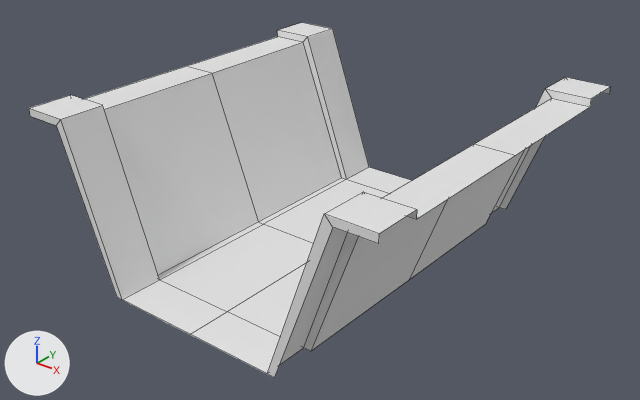
An edit to the FBX model client/Assets/Resources/Embeded/AssetObjects/Location/Zones/City/Source/GroundTile/CollectorTile1/fbCollectorTile1.fbx, drawn before and after from the same camera.
Both versions are drawn from a 50 mm camera at (12.57, -16.08, 11.32) aimed at (-0.02, -0.35, 1.56). Every picture has the same lights, and +X, +Y and +Z are marked at lower left. Mesh edges are drawn as thin lines. Where no turn or scale is listed for an object, it has been applied to the vertices.

Script lines for the objects in view, before the commit:
```python
me_plane_027 = bpy.data.meshes.new('Plane.027')
me_plane_027.from_pydata(...)  # 61 vertices, 44 faces; spans x -5.0..5.0, y -5.0..5.0, z 0.0..4.2
ob_ground001_006 = bpy.data.objects.new('Ground001.006', me_plane_027)
ob_ground001_006.location = (0.0, 0.0, 0.0)
```
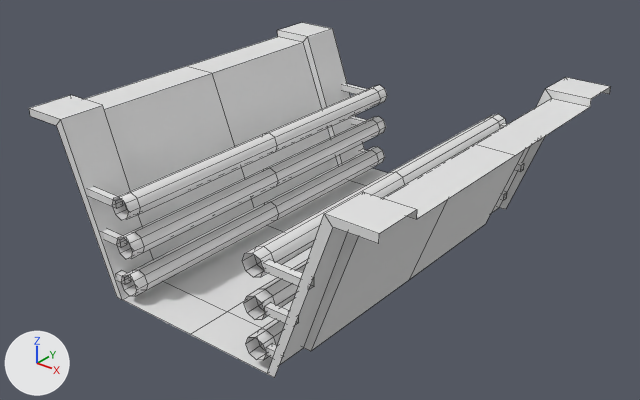
Pixel boxes (x1, y1, x2, y2) of what changed, in the pictures (640 x 400 px):
part 1 of me_plane_027, added
    after: (88, 83, 539, 360)

What the commit changed:
me_plane_027 is used by ob_ground001_006; location (0.0, 0.0, 0.0).
me_plane_027 had 61 vertices, 44 faces and spanned x -5.0..5.0, y -5.0..5.0, z 0.0..4.2.
me_plane_027 now has 397 vertices, 284 faces and spans x -5.0..5.0, y -5.0..5.0, z 0.0..4.2.
me_plane_027 part 1: 336 vertices added at x -3.36..3.36, y -5.0..5.0, z 0.22..2.78.
me_plane_027 part 2: the surface is now shaded smooth.
